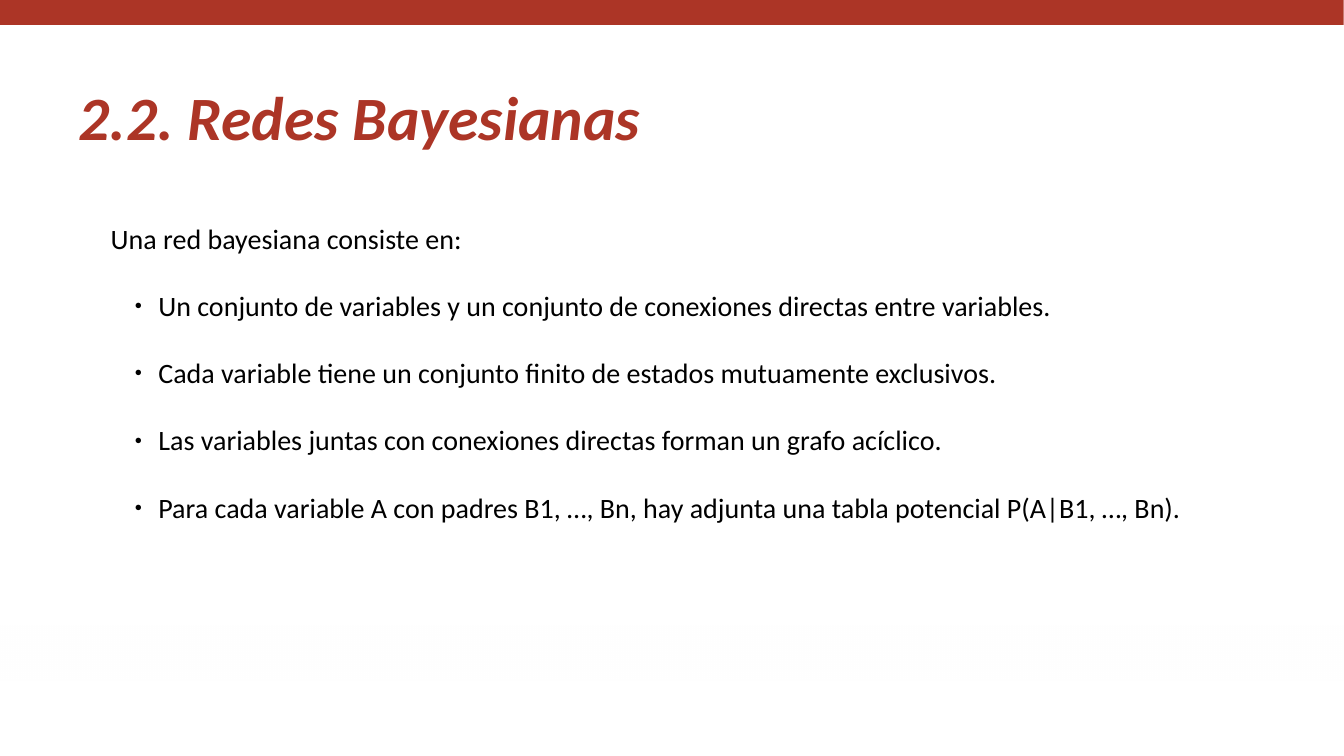
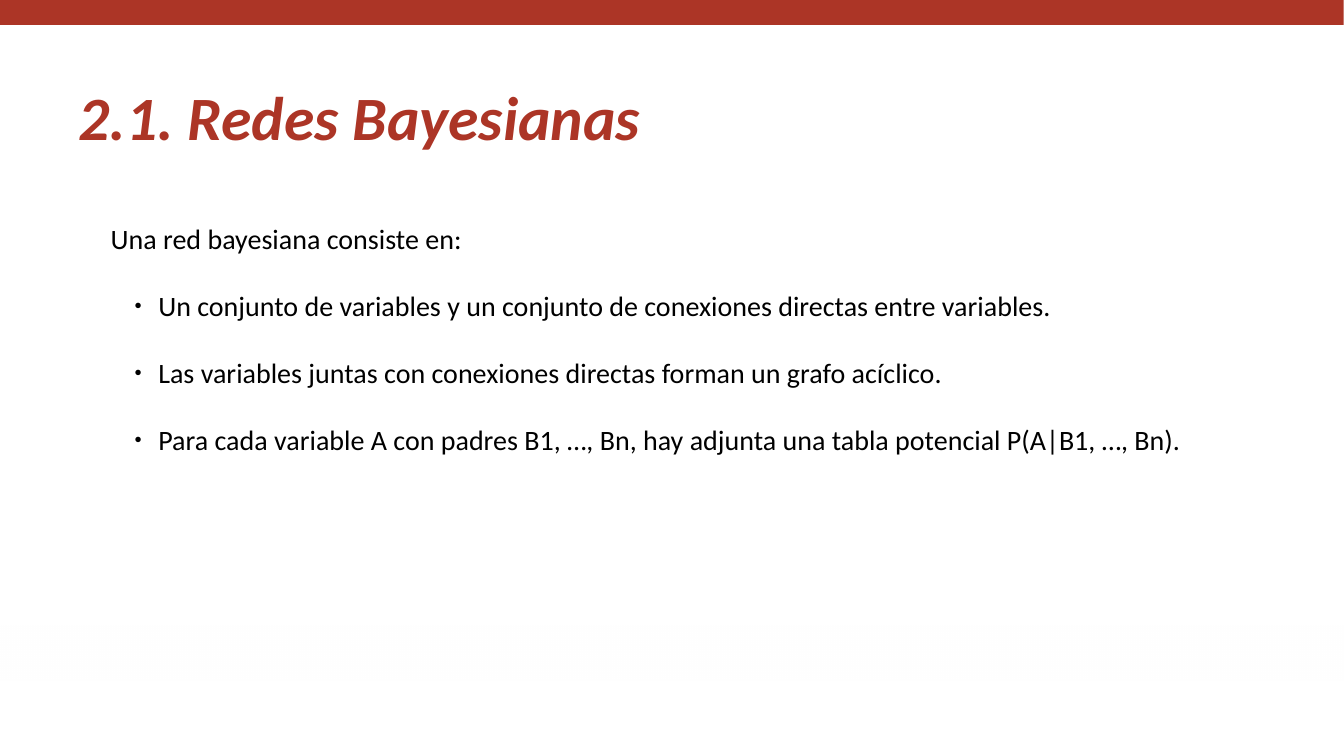
Before and after one commit to igomezv/RazonamientoProbabilistico, a slide deck: slide 6 of slides/M4_L2_bjp_2.pptx (slide 9 before the commit). Drawn at 1344x756 pixels with LibreOffice and Linux fonts; fonts in the diff are those of the drawing; background and template pictures are left out. Boxes give left, top, right and bottom in pixels: in the first picture for what was removed or moved away, otherwise in the second. Text is boxed around its words. In the diff, an @@ line names an element or a change of style, - is before the commit and + after.

Commit message:
update slides

```diff
--- a/slides/M4_L2_bjp_2.pptx
+++ b/slides/M4_L2_bjp_2.pptx
@@ text at [79,96,640,150]: text changed @@
-2.2. Redes Bayesianas
+2.1. Redes Bayesianas
@@ text at [158,363,996,388]: paragraph removed @@
-  ● Cada variable tiene un conjunto finito de estados mutuamente exclusivos.
```
Also in this commit, not shown: 7 other slides changed, 2 slides added, 1 slide removed, 4 other files.
